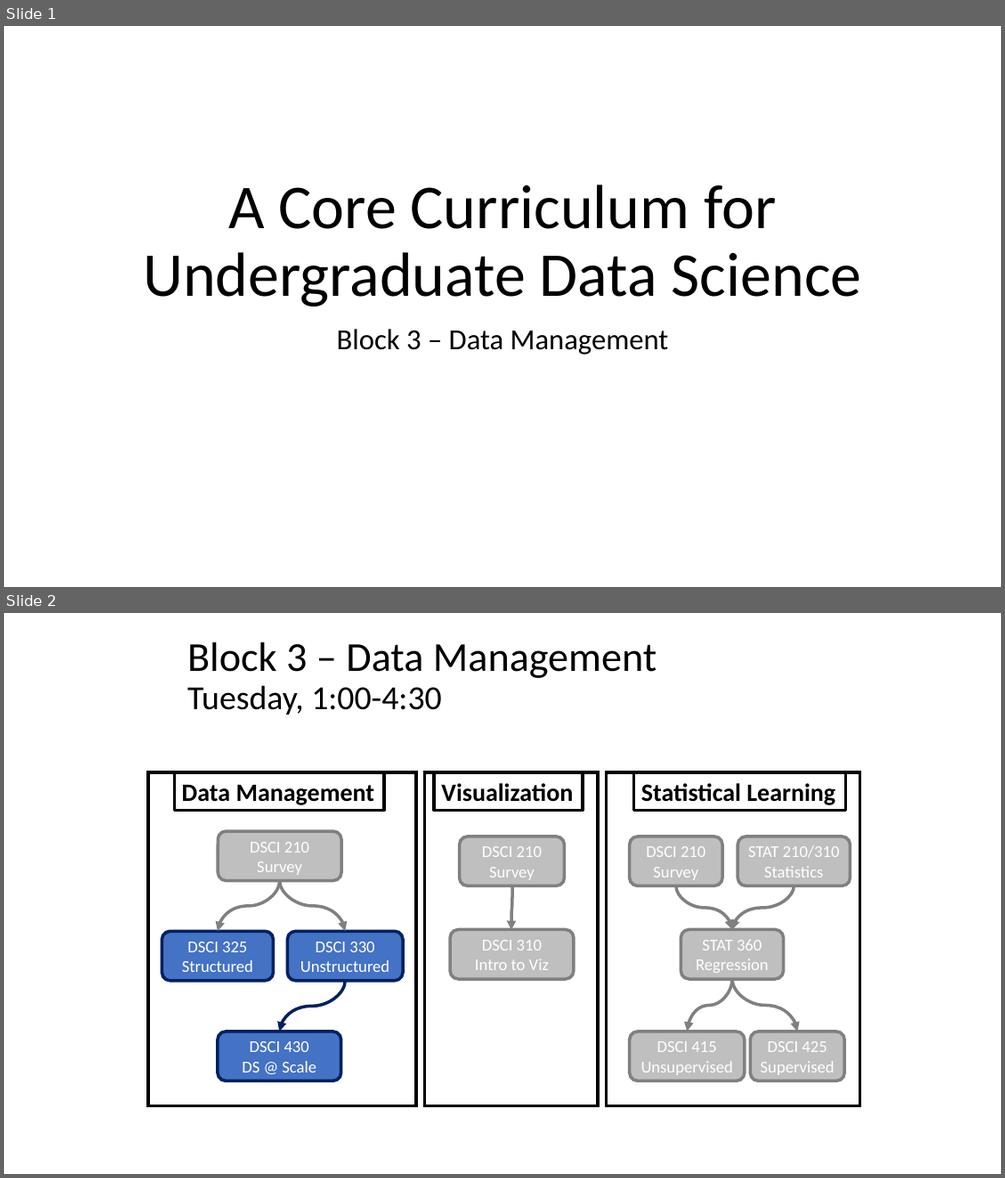
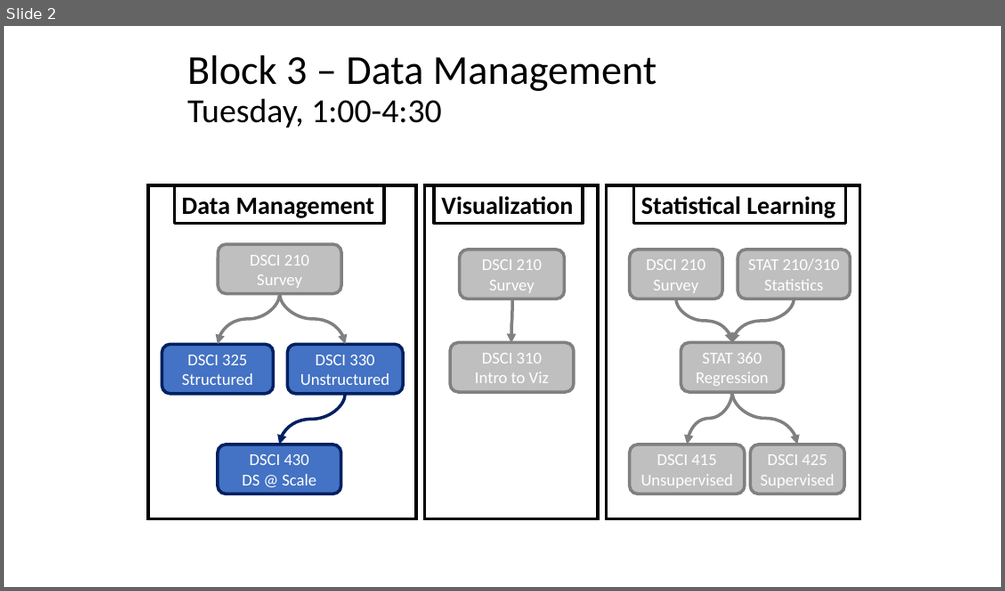
Before and after one commit to WSU-DataScience/USCOTS19_workshop, a slide deck: block_3_data_management/1_Introduction to SQL.pptx. Shown one above the other, each under a label of ours: slides 1 and 2 before the commit, slide 2 after it. The pictures are 1005x1178 and 1005x591 pixels, drawn with LibreOffice and Linux fonts; fonts in the diff are those of the drawing. Boxes give left, top, right and bottom in pixels: in the first picture for what was removed or moved away, otherwise in the second. Text is boxed around its words. In the diff, an @@ line names an element or a change of style, - is before the commit and + after.

```diff
--- a/block_3_data_management/1_Introduction to SQL.pptx
+++ b/block_3_data_management/1_Introduction to SQL.pptx
@@ slide 1 removed at <box>4,26,1001,587</box>, background #FFFFFF @@
@@ title removed at <box>143,184,862,306</box> @@
-A Core Curriculum for Undergraduate Data Science
@@ subtitle removed at <box>337,329,669,354</box> @@
-Block 3 – Data Management
```
Also in this commit, not shown: 8 slides changed, 1 slide added.
